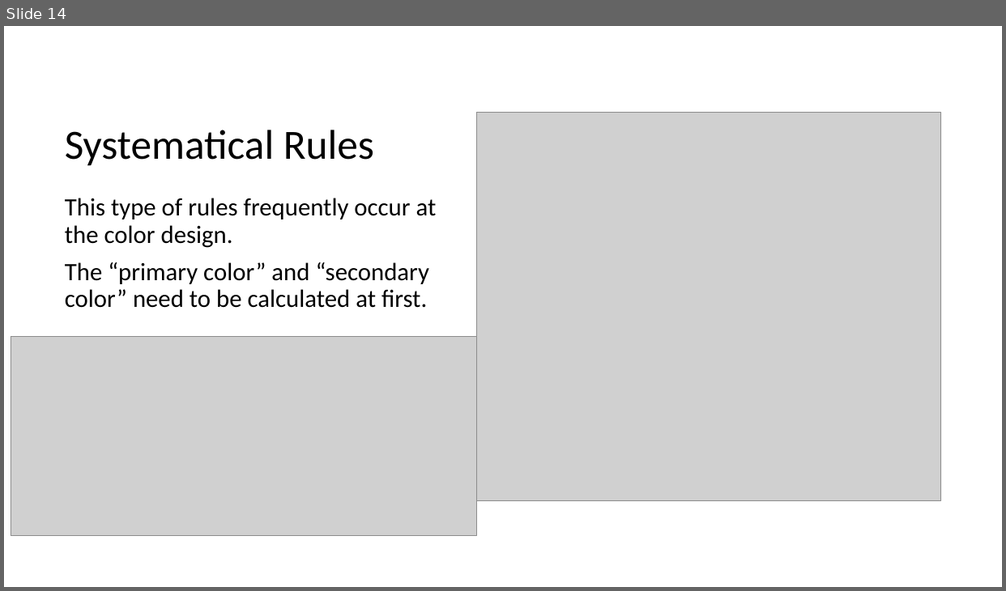
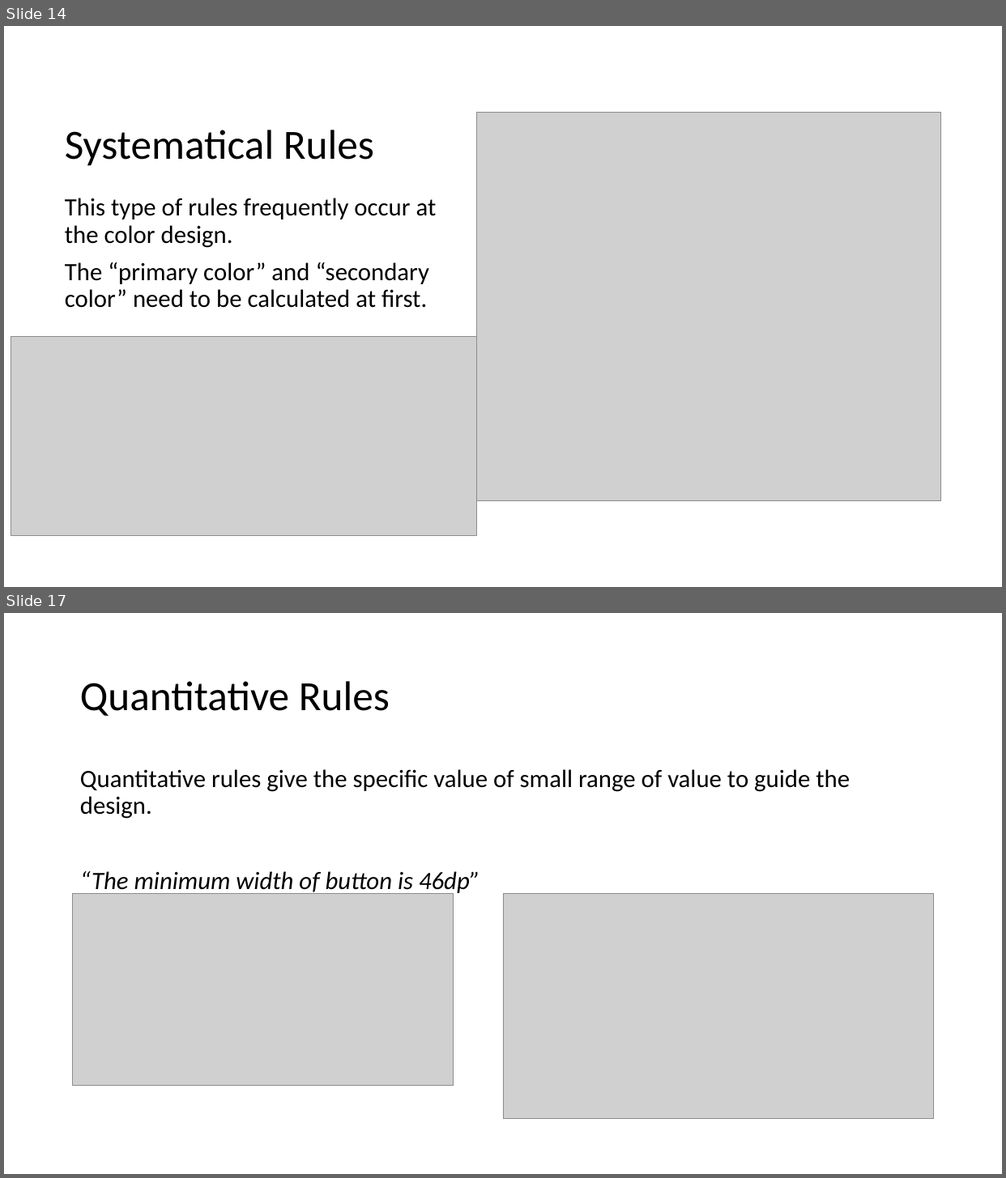
Before and after one commit to MulongXie/AppRuleCheck-Android, a slide deck: doc/week2.pptx. Shown one above the other, each under a label of ours: slide 14 before the commit, slides 14 and 17 after it; the slides between them are not shown. The pictures are 1006x591 and 1006x1178 pixels, drawn with LibreOffice and Linux fonts; fonts in the diff are those of the drawing; grey boxes stand for pictures. Boxes give left, top, right and bottom in pixels: in the first picture for what was removed or moved away, otherwise in the second. Text is boxed around its words. In the diff, an @@ line names an element or a change of style, - is before the commit and + after.

```diff
--- a/doc/week2.pptx
+++ b/doc/week2.pptx
@@ slide 17 added at box(4, 613, 1002, 1174), background #FFFFFF @@
@@ title added at box(80, 681, 390, 716), 40 pt, text #000000 @@
+Quantitative Rules
@@ text added at box(80, 769, 850, 896), 24 pt, text #000000 @@
+Quantitative rules give the specific value of small range of value to guide the design.
+“The minimum width of button is 46dp”
@@ picture added at box(73, 894, 454, 1085) @@
@@ picture added at box(503, 894, 934, 1119) @@
```
Also in this commit, not shown: 5 slides changed, 3 other slides added, 1 other file.
